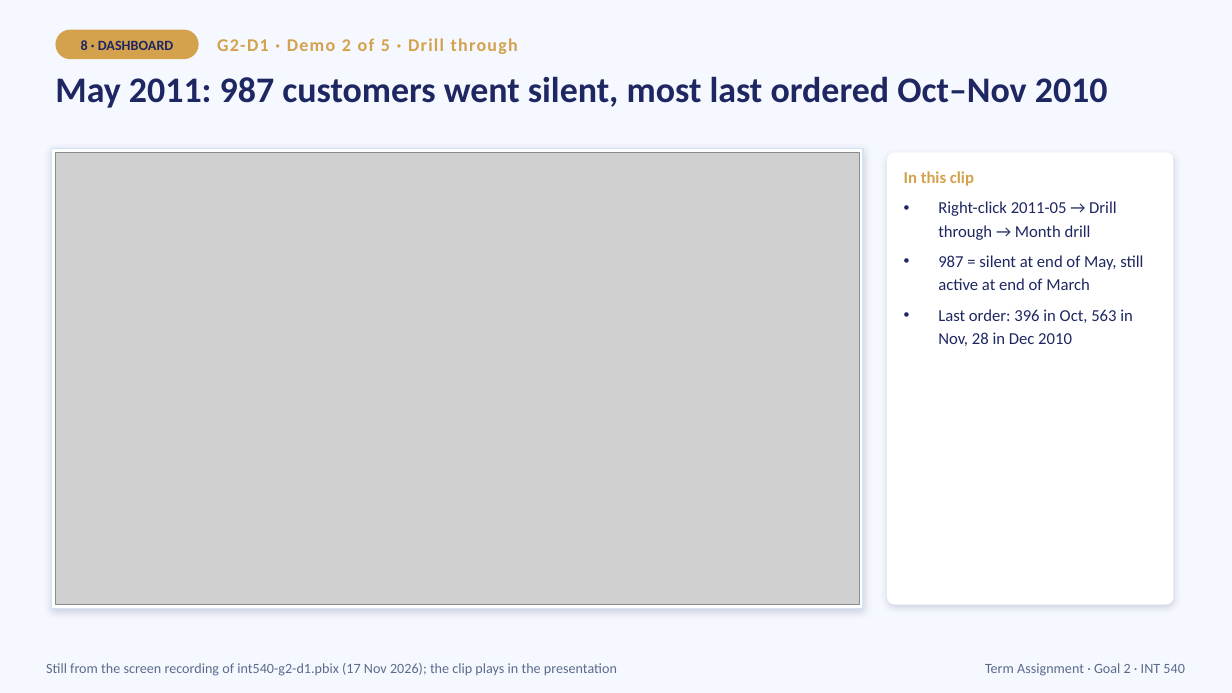
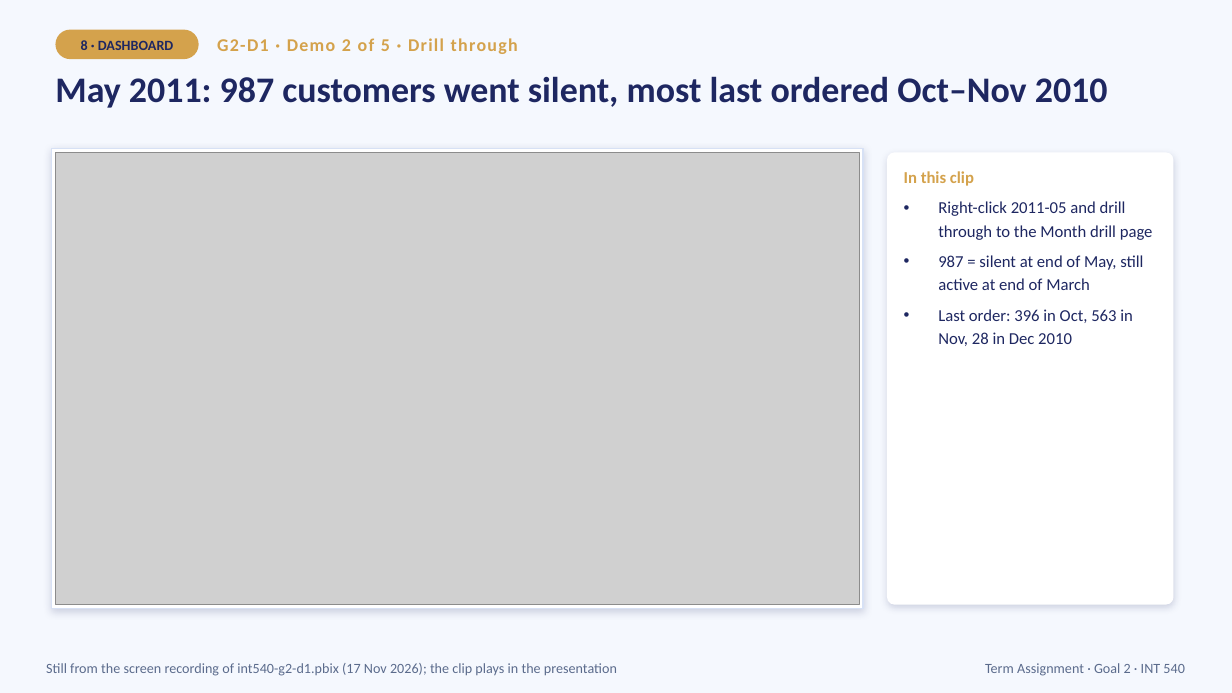
Before and after one commit to porrab/int540-term-assignment, a slide deck: slide 13 of slides/G2-presentation.pptx. Drawn at 1232x693 pixels with LibreOffice and Linux fonts; fonts in the diff are those of the drawing; grey boxes stand for pictures. Boxes give left, top, right and bottom in pixels: in the first picture for what was removed or moved away, otherwise in the second. Text is boxed around its words. In the diff, an @@ line names an element or a change of style, - is before the commit and + after.

```diff
--- a/slides/G2-presentation.pptx
+++ b/slides/G2-presentation.pptx
@@ text at (x1=938, y1=201, x2=1153, y2=240): text changed @@
-• Right-click 2011-05 → Drill through → Month drill
+• Right-click 2011-05 and drill through to the Month drill page
```
Also in this commit, not shown: 10 other slides changed, 6 other files.
